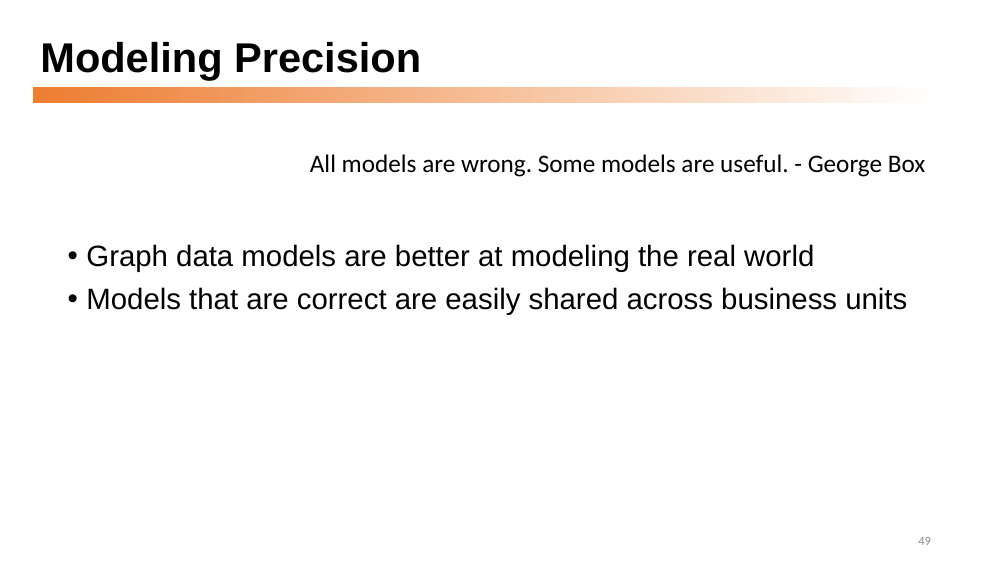
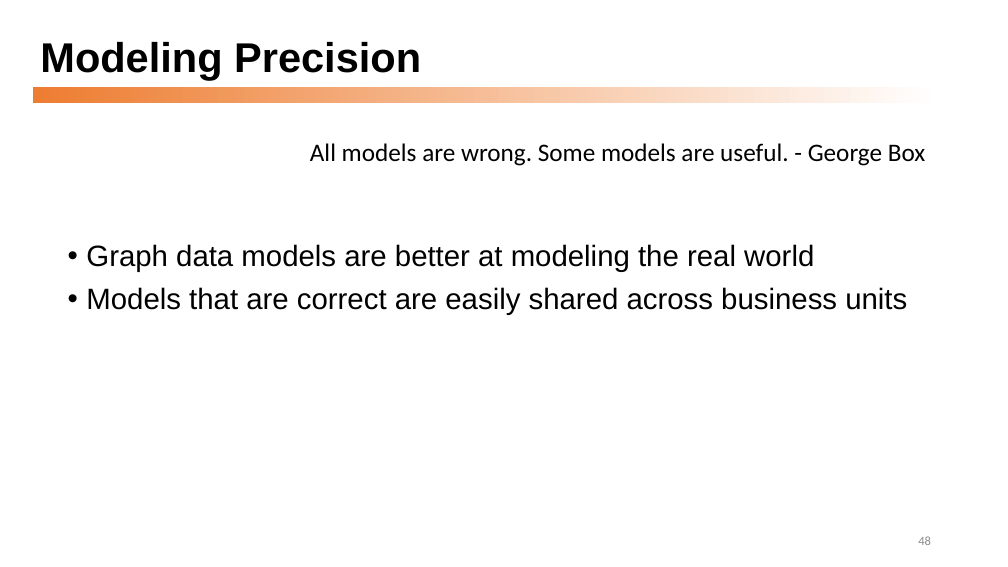
Before and after one commit to dmccreary/graph-systems-thinking, a slide deck: slide 48 of presentations/Graph-Systems-Thinking-Half-Day-Workshop.pptx (slide 49 before the commit). Drawn at 1008x567 pixels with LibreOffice and Linux fonts; fonts in the diff are those of the drawing. Boxes give left, top, right and bottom in pixels: in the first picture for what was removed or moved away, otherwise in the second. Text is boxed around its words. In the diff, an @@ line names an element or a change of style, - is before the commit and + after.

```diff
--- a/presentations/Graph-Systems-Thinking-Half-Day-Workshop.pptx
+++ b/presentations/Graph-Systems-Thinking-Half-Day-Workshop.pptx
@@ text "All models are wrong. Some ...": place and size @@
-text "All models are wrong. Some ..." at (310, 154, 925, 177)
+text "All models are wrong. Some ..." at (310, 143, 925, 166)
```
Also in this commit, not shown: 5 other slides changed, 1 slide added, 3 slides removed, 6 other files.
